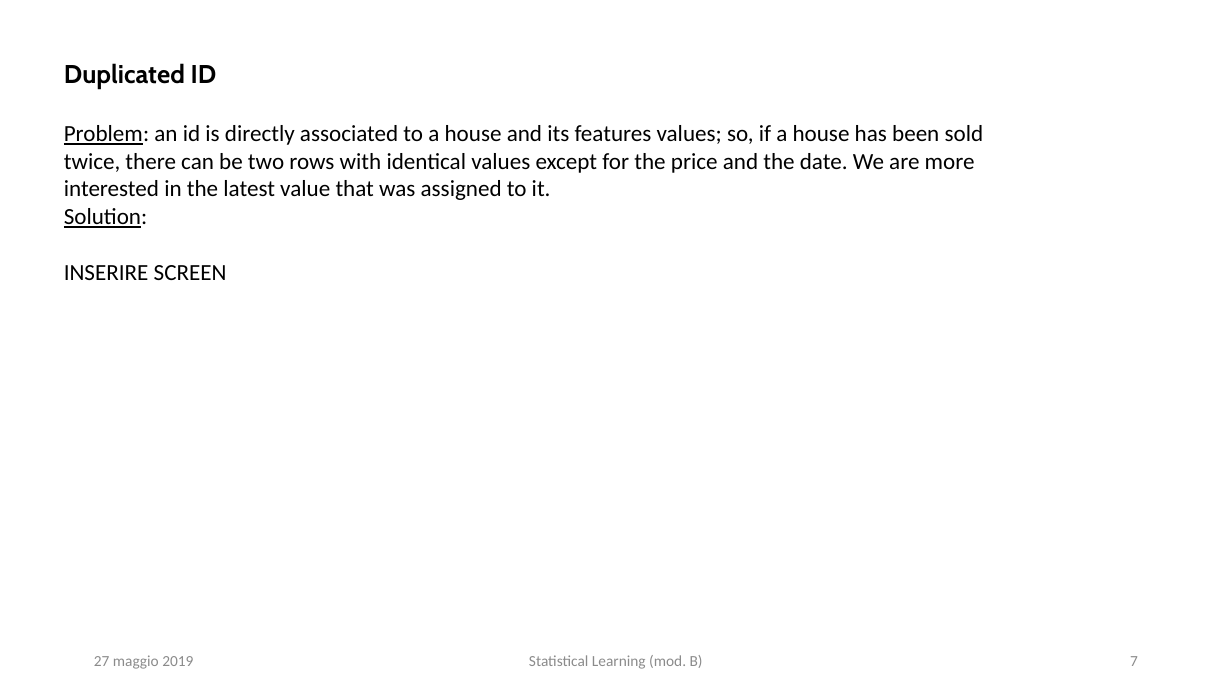
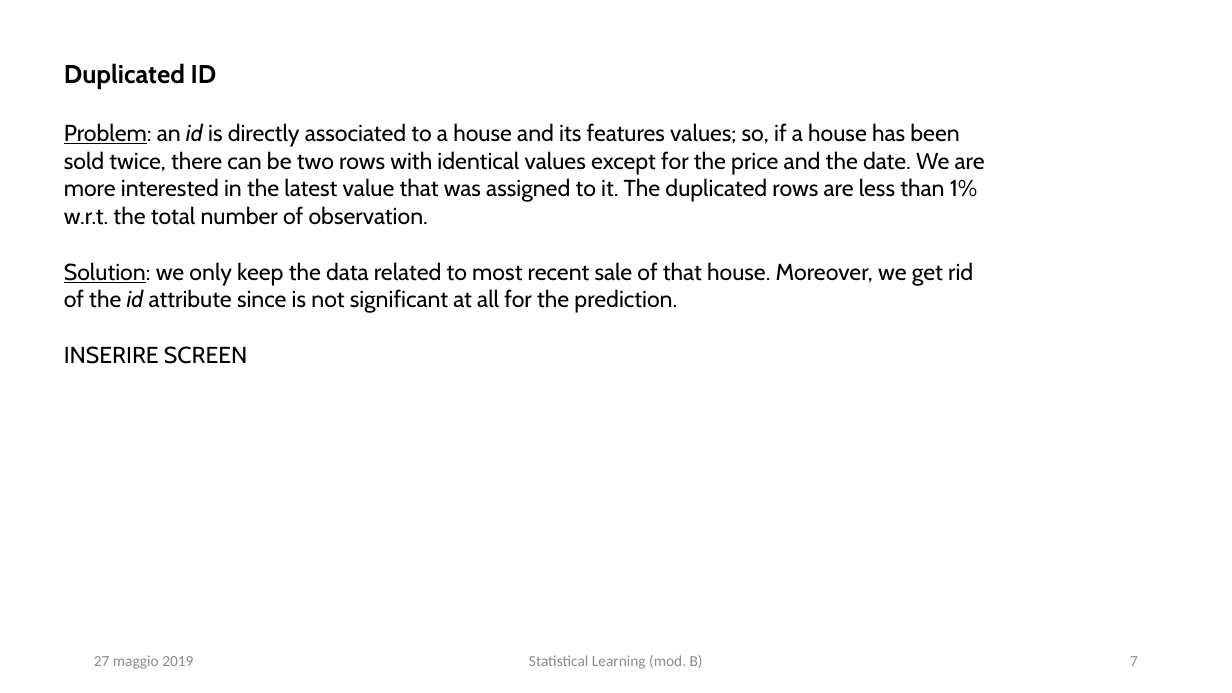
Before and after one commit to martinodn/kc_house, a slide deck: slide 7 of SL_Project_presentation.pptx. Drawn at 1232x693 pixels with LibreOffice and Linux fonts; fonts in the diff are those of the drawing. Boxes give left, top, right and bottom in pixels: in the first picture for what was removed or moved away, otherwise in the second. Text is boxed around its words. In the diff, an @@ line names an element or a change of style, - is before the commit and + after.

```diff
--- a/SL_Project_presentation.pptx
+++ b/SL_Project_presentation.pptx
@@ text at (64,123,985,313): text changed; font Calibri to Cabin @@
-Problem: an id is directly associated to a house and its features values; so, if a house has been sold twice, there can be two rows with identical values except for the price and the date. We are more interested in the latest value that was assigned to it.
-Solution:
+Problem: an id is directly associated to a house and its features values; so, if a house has been sold twice, there can be two rows with identical values except for the price and the date. We are more interested in the latest value that was assigned to it. The duplicated rows are less than 1% w.r.t. the total number of observation.
+Solution: we only keep the data related to most recent sale of that house. Moreover, we get rid of the id attribute since is not significant at all for the prediction.
@@ text at (64,346,248,364): font Calibri to Cabin in "INSERIRE SCREEN" @@
```
Also in this commit, not shown: 5 other slides changed, 2 slides added, 1 other file.
